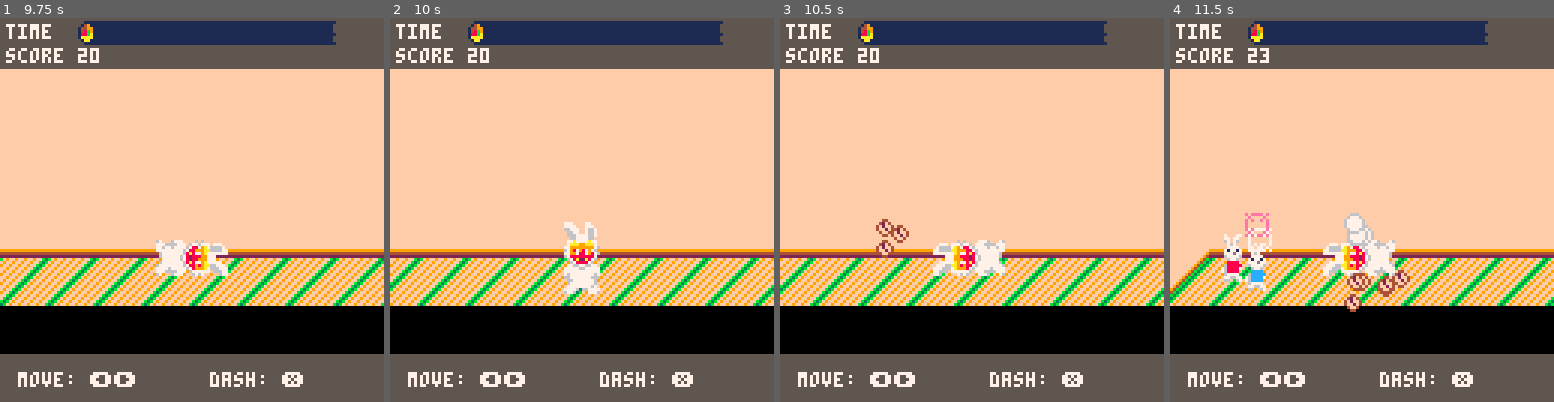
Above: before the commit, frames 1-4 (left to right).
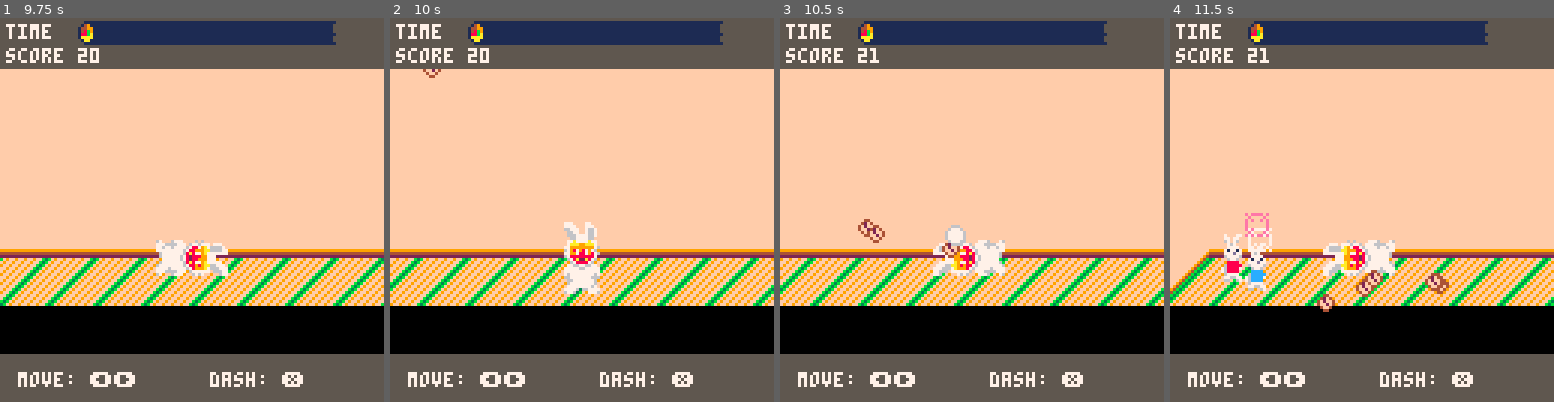
Above: after the commit, the same moments.

Repository: josiahp/setsubun
Game: PICO-8 cartridge setsubun.p8
Same seed, same stepped clock (60 frames per second), same inputs: the game is played once before the commit and once after it.
Inputs:
- Up to frame 1 (9.75 s): tap O (Z key) at 0.33, 0.7, 1.43, 2.22, 3.1, 3.98, 4.87, 5.75, 6.63, 7.52, 8.4, 9.28 s; tap X (X key) at 1.07, 2.07, 2.4, 2.73, 3.07, 3.4, 3.73, 4.07, 4.4, 4.73, 5.07, 5.4, 5.73, 6.07, 6.4, 6.73, 7.07, 7.4, 7.73, 8.07, 8.4, 8.73, 9.07, 9.4, 9.73 s; hold Left 1.97-2.37 s; hold Right 2.87-3.53 s; hold Right 4.13-4.53 s; hold Left 5.13-5.8 s; hold Left 6.23-6.63 s; hold Right 7.13-7.8 s; hold Right 8.4-8.8 s; hold Left from 9.4 s (still down)
- Up to frame 2 (10 s): keep holding Left
- Up to frame 3 (10.5 s): release Left at 10.07 s; tap X (X key) at 10.07, 10.4 s; tap O (Z key) at 10.17 s
- Up to frame 4 (11.5 s): hold Left 10.5-10.9 s; tap X (X key) at 10.73, 11.07, 11.4 s; tap O (Z key) at 11.05 s; hold Right from 11.4 s (still down)

Frame 1 is identical in both runs. In frame 2, less than 0.1% of the frame differs, in the area x 8-14%, y 13-16%; in frame 3, 0.8%; in frame 4, 1.5%, in the area x 24-73%, y 7-77%.

Commit message:
tweak bean velocity, tweak kanji position

Diff:
--- a/setsubun.p8
+++ b/setsubun.p8
@@ -238,8 +238,7 @@
 		color(7)
 
 		if s.result then
-		 local x=49
-		 x=63-#s.result.params*8
+		 x=64-#s.result.params*8
 		 for k,v in pairs(s.result.params) do
 		  local sx,sy=unpack(v)
 		  sspr(sx,sy,8,8,x,32,16,16)
@@ -715,7 +714,7 @@
 			y=y-rnd(10),
 
 			-- initial bean velocity
-			vx=vx*8,
+			vx=vx*8+rnd(6)-3,
 			vy=vy*8-10,
 			grounded=false,
 			createdat=time()+rnd(3),
